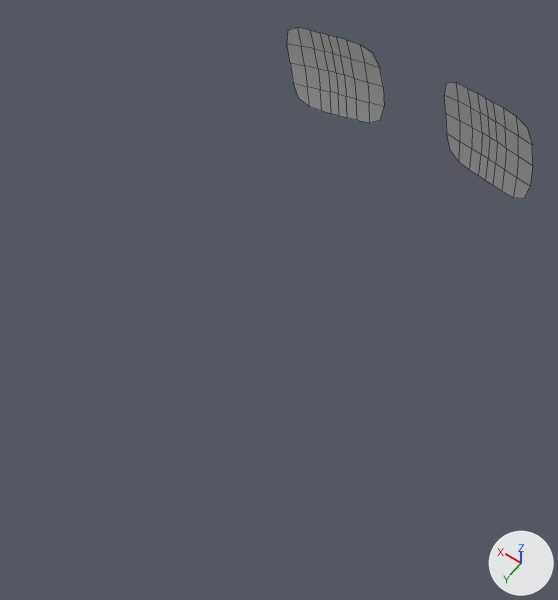
An edit to the FBX model Assets/Animaçao/Olhos.fbx, drawn before and after from the same camera.
Rendered twice from a camera (50 mm lens) standing at (-0.0506, 0.0412, 0.1226) and looking at (-0.0012, -0.028, 0.0139). The axes (+X, +Y, +Z) are drawn at lower right. The lights are the same throughout. Mesh edges are drawn as thin lines. Where no turn or scale is listed for an object, it has been applied to the vertices.

Names of what the first picture shows: 'Olhos'.
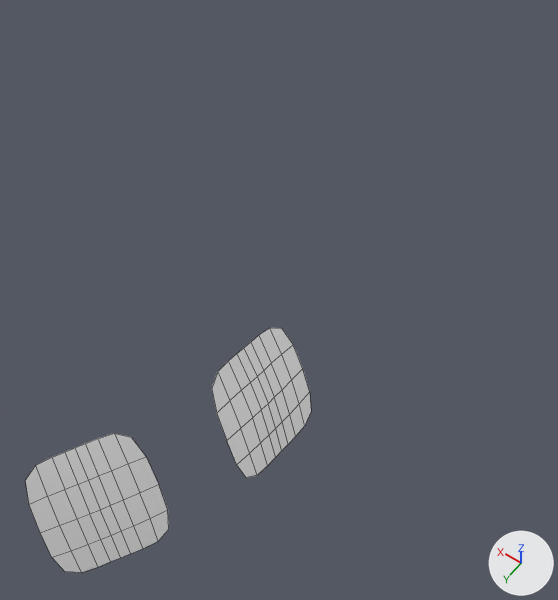
Pixel boxes [x1, y1, x2, y2] of what changed, in the pictures (558 x 600 px; the box of a moved part takes in the faces that stretch with it):
'Olhos', reshaped (16% wider, 42% taller): before [287, 28, 533, 199]; after [25, 328, 311, 572]
part 1 of me_cube_001, moved or reshaped: before [444, 83, 533, 199]; after [25, 433, 169, 572]
part 2 of me_cube_001, added: after [212, 328, 311, 478]
part 3 of me_cube_001, deleted: before [287, 28, 384, 123]

Patch to the scene script:
```diff
--- a/Assets/Animaçao/Olhos.fbx.py
+++ b/Assets/Animaçao/Olhos.fbx.py
@@ mat_chao @@
+mat_chao = principled_material('Chao')
+mat_chao.base_color = (1.0, 1.0, 1.0)  # white #ffffff
+mat_chao.roughness = 0.553
@@ me_cube_001 @@
 # used by ob_olhos; location = (0.0, 0.0, 0.0)
-me_cube_001.from_pydata(...)  # 90 vertices, 64 faces; spans x -0.0272..0.0272, y -0.0784..-0.0668, z 0.0142..0.0395
-me_cube_001.materials.append(mat_olhos)  # white #e7e7e7
+me_cube_001.from_pydata(...)  # 90 vertices, 64 faces; spans x -0.0116..0.0116, y -0.0259..0.0259, z -0.0127..0.0127
+# me_cube_001 part 1: the loose piece of 45 vertices spanning x -0.0272..-0.0069, y -0.0784..-0.0668, z 0.0142..0.0395 is turned -108.3 degrees about the z axis through its middle, then moved by (0.0211, 0.0888, -0.0269), in mat_chao (white #ffffff)
+# me_cube_001 part 2: a new loose piece of 45 vertices spanning x -0.0116..-0.001, y -0.0259..-0.0054, z -0.0127..0.0127, in mat_chao (white #ffffff)
+# me_cube_001 part 3: the loose piece of 45 vertices spanning x 0.0069..0.0272, y -0.0784..-0.0668, z 0.0142..0.0395 is deleted
+me_cube_001.materials.append(mat_chao)  # white #ffffff
```
